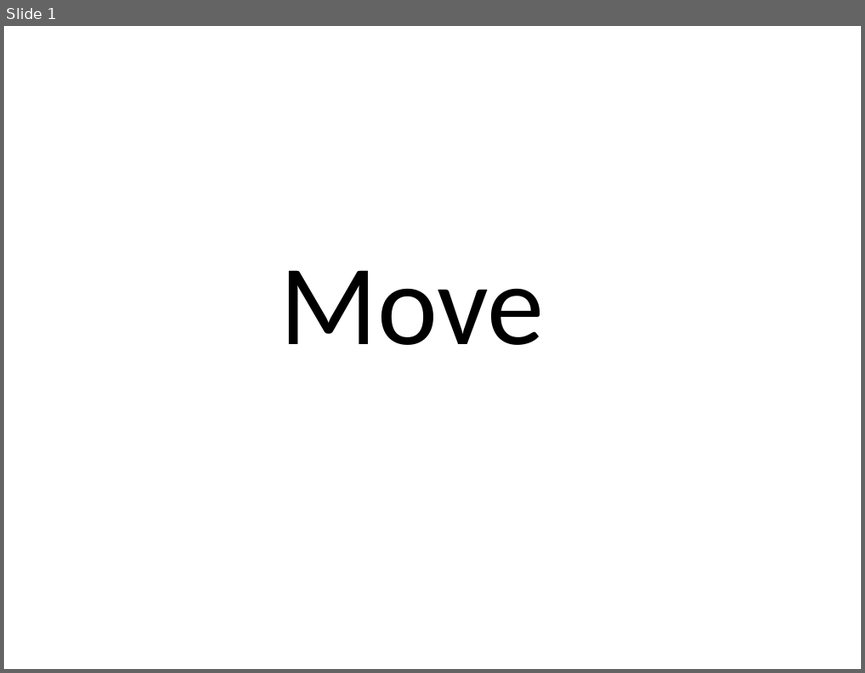
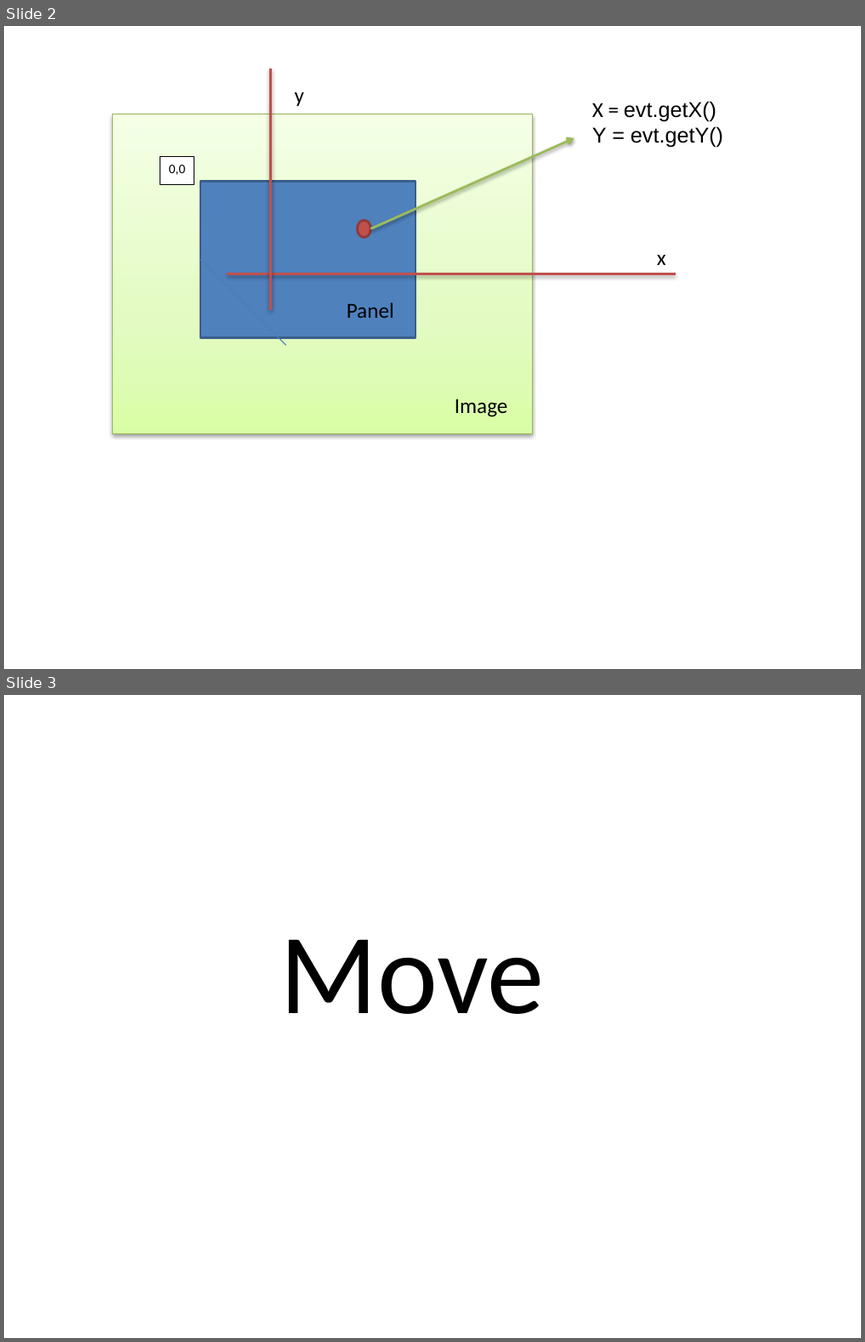
Before and after one commit to ckl67/PAC-Tool, a slide deck: prog_help/EnthalpyDraw.pptx. Shown one above the other, each under a label of ours: slide 1 before the commit, slides 2 and 3 after it. The pictures are 865x673 and 865x1342 pixels, drawn with LibreOffice and Linux fonts; fonts in the diff are those of the drawing. Boxes give left, top, right and bottom in pixels: in the first picture for what was removed or moved away, otherwise in the second. Text is boxed around its words. In the diff, an @@ line names an element or a change of style, - is before the commit and + after.

```diff
--- a/prog_help/EnthalpyDraw.pptx
+++ b/prog_help/EnthalpyDraw.pptx
@@ slide 2 added at [4,26,861,669], background #FFFFFF @@
@@ line added from (270, 68) to (270, 310), #C0504D 2 pt @@
@@ text added at [295,92,304,106], 18 pt, text #000000 @@
+y
@@ text added at [592,101,723,148], 18 pt, text #000000 @@
+X = evt.getX()
+Y = evt.getY()
@@ rectangle added at [113,114,533,434], fill gradient #DAFDA7 to #E4FCC2 to #F5FFE7, outline #98B955 0.75 pt @@
@@ arrow added from (370, 229) to (574, 138), #9BBB59 2 pt @@
@@ rectangle added at [160,156,194,183], fill #FFFFFF, outline #000000 0.5 pt, 11 pt, text #000000 @@
+0,0
@@ rectangle added at [200,181,415,337], fill #4F81BD, outline #3A5F8C 2 pt @@
@@ ellipse added at [357,220,370,237], fill #C0504D, outline #8E3B39 2 pt @@
@@ text added at [657,255,666,265], 18 pt, text #000000 @@
+x
@@ line added from (200, 259) to (286, 345), #4B7EBC 0.75 pt @@
@@ line added from (675, 274) to (227, 274), #C0504D 2 pt @@
@@ text added at [347,302,394,318], 18 pt, text #000000 @@
+Panel
@@ text added at [454,398,508,417], 18 pt, text #000000 @@
+Image
@@ what was slide 1 is now slide 3 @@
```
Also in this commit, not shown: 9 slides changed, 4 other slides added, 3 slides removed, 10 other files.
